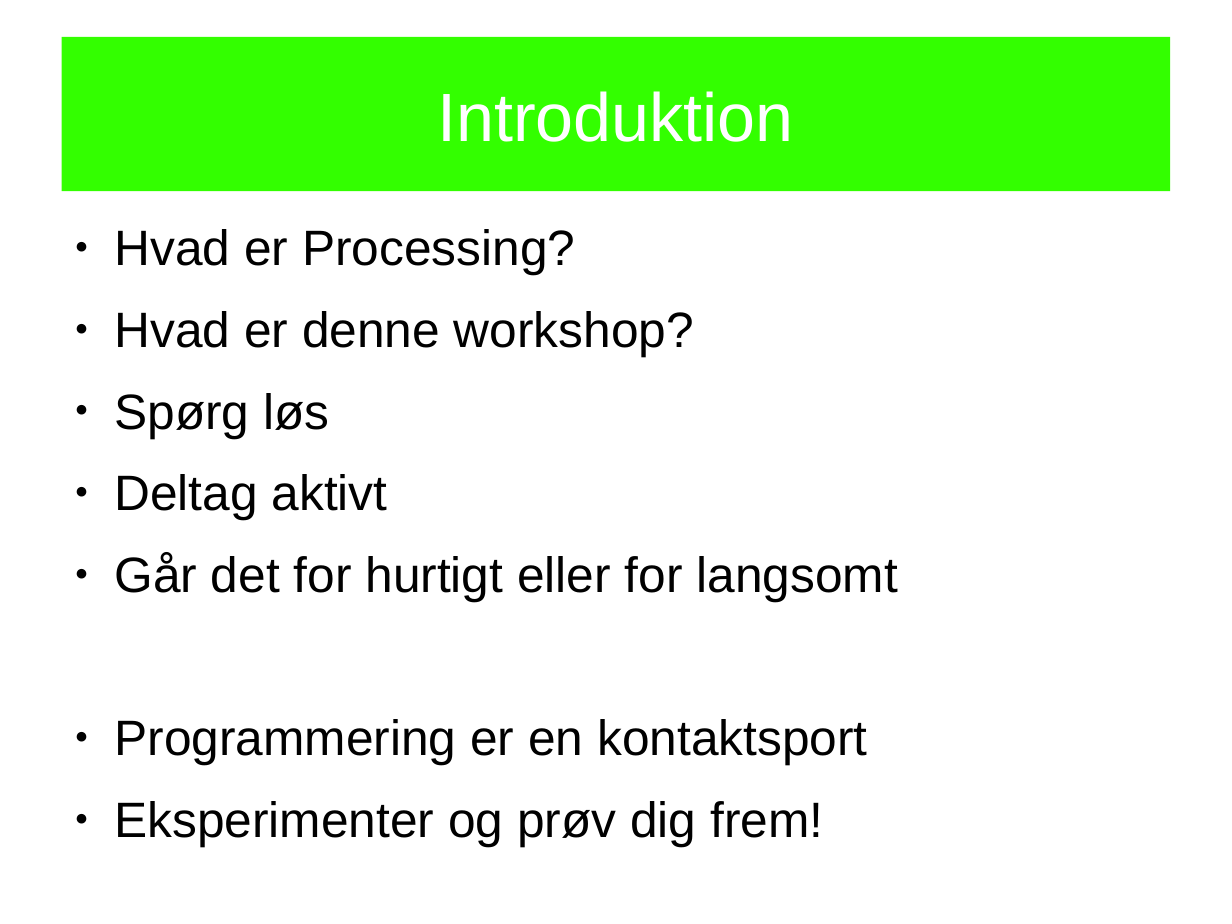
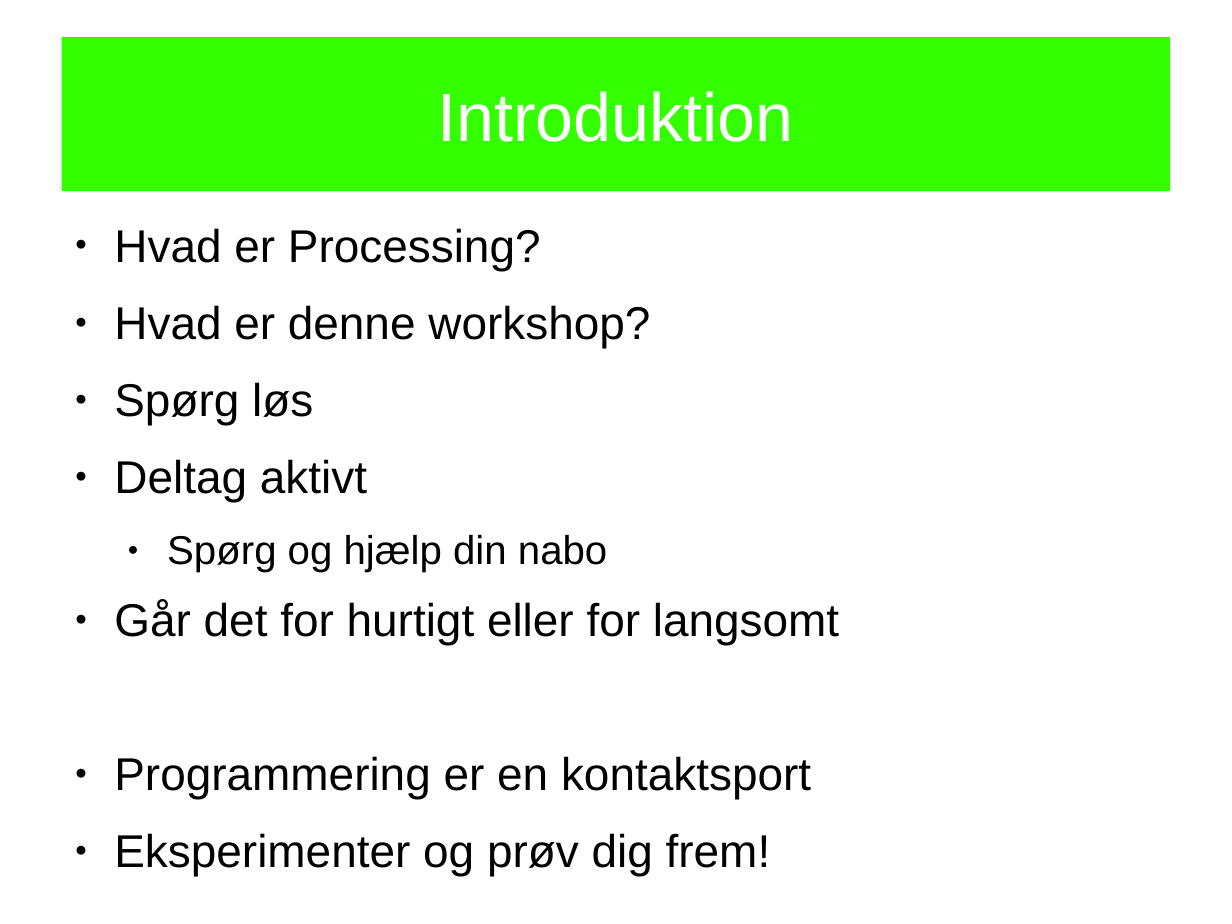
Before and after one commit to openspaceaarhus/Processing-workshops, a slide deck: slide 3 of slides/workshop1/workshop1.odp. Drawn at 1232x924 pixels with LibreOffice and Linux fonts; fonts in the diff are those of the drawing. Boxes give left, top, right and bottom in pixels: in the first picture for what was removed or moved away, otherwise in the second. Text is boxed around its words. In the diff, an @@ line names an element or a change of style, - is before the commit and + after.

Commit message:
tilføjet lidt, overall program og lidt småting

```diff
--- a/slides/workshop1/workshop1.odp
+++ b/slides/workshop1/workshop1.odp
@@ text at [114,228,839,876]: size 32 to 29.6 pt in "Hvad er Processing?", "Hvad er denne workshop?", "Spørg løs", "Deltag aktivt" and 3 more places @@
@@ text at [167,535,607,573]: paragraph added @@
+  ● Spørg og hjælp din nabo
```
Also in this commit, not shown: 2 other slides changed, 1 slide added.
